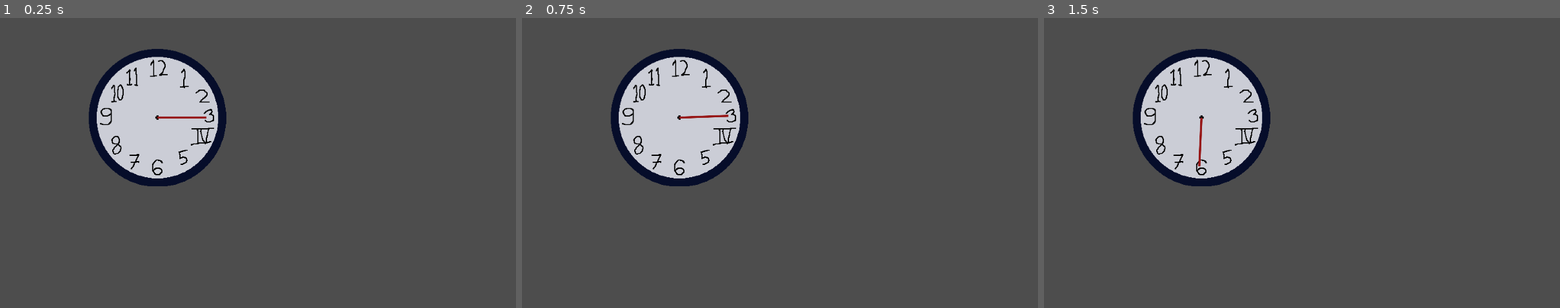
Above: before the commit, frames 1-3 (left to right).
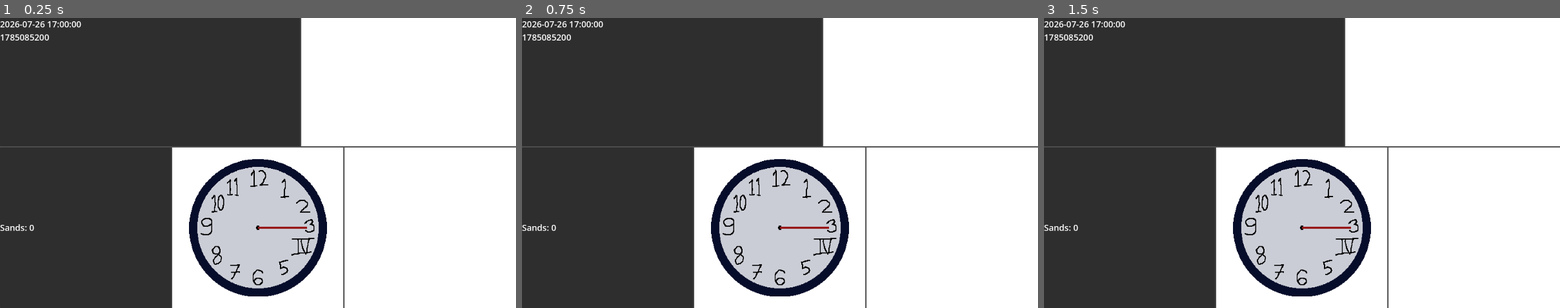
Above: after the commit, the same moments.

Repository: Aarfdark/gmtk-2026
Game: Godot game, scene res://main/main_hud.tscn
Two runs of this game, one before a commit and one after it. Both use one fixed random seed, a clock stepped at 60 frames per second and the inputs below. Before the commit the project starts from res://main.tscn.
Inputs (mouse positions are in pixels of both pictures, inside the frame that each line leads up to):
- Up to frame 1 (0.25 s): no input
- Up to frame 2 (0.75 s): tap Enter at 0.5 s; move the mouse to (707, 116) at 0.52 s; press the mouse at (707, 116) at 0.53 s
- Up to frame 3 (1.5 s): tap Space at 1.25 s; move the mouse to (1198, 177) at 1.27 s; release the mouse at (1198, 177) at 1.28 s; click (1198, 177) at 1.35 s

The runs differ from the first frame. In frame 1, 99% of the frame differs, in the area x 0-100%, y 0-100%; in frame 2, 99%; in frame 3, 99%.

Commit message:
Set main scene

Diff:
--- a/src/project.godot
+++ b/src/project.godot
@@ -11,7 +11,7 @@
 [application]
 
 config/name="GMTK 2026"
-run/main_scene="uid://00bxfurateyx"
+run/main_scene="uid://ccjvmkggl25xu"
 config/features=PackedStringArray("4.7", "Forward Plus")
 config/icon="res://icon.svg"
 
